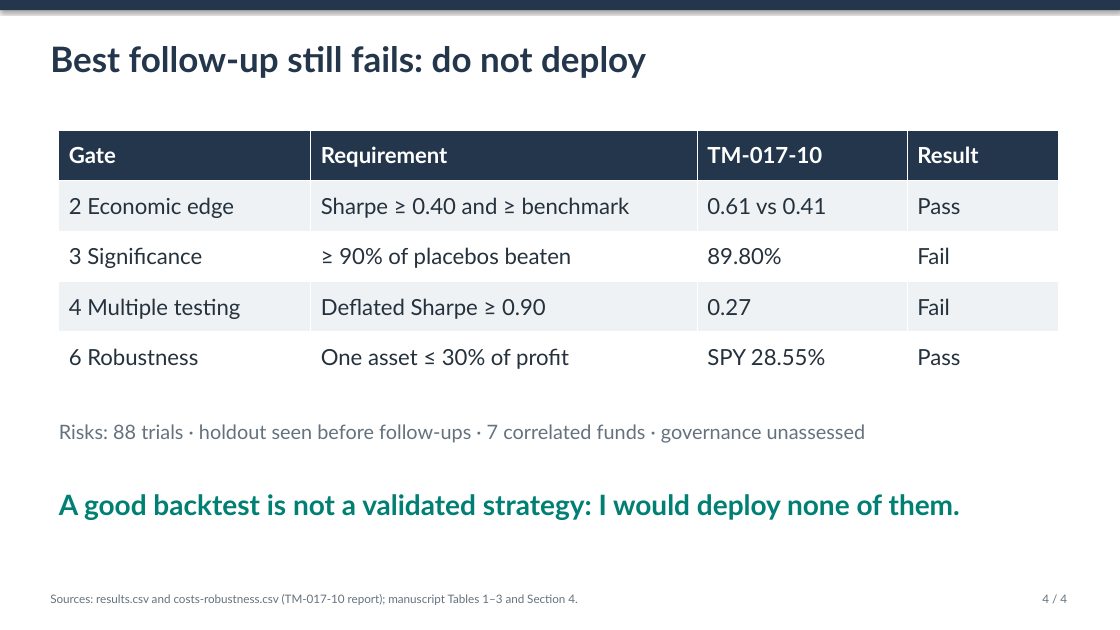
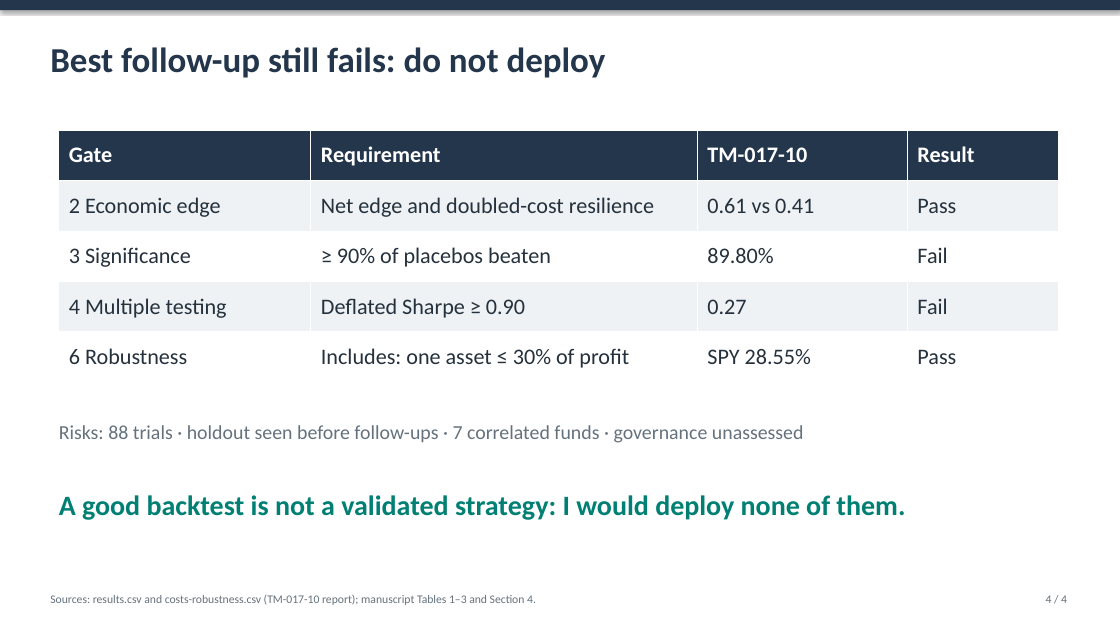
Before and after one commit to anasch2026/AI_FINANCE_INDIVIDUAL_PROJECT, a slide deck: slide 4 of capstone/presentation.pptx. Drawn at 1120x630 pixels with LibreOffice and Linux fonts; fonts in the diff are those of the drawing. Boxes give left, top, right and bottom in pixels: in the first picture for what was removed or moved away, otherwise in the second. Text is boxed around its words. In the diff, an @@ line names an element or a change of style, - is before the commit and + after.

Commit message:
capstone: final manuscript and defence review
Editorial and Office layout corrections after full comparison with the official rubric. 784 consistency checks pass. Frozen research inputs, financial and forecast CSVs, and all manuscript figures remain unchanged; no experiment or estimator was run. Review by Anas Chantah.

```diff
--- a/capstone/presentation.pptx
+++ b/capstone/presentation.pptx
@@ table at [59, 130, 1059, 382] @@
-row 2, column 2: Sharpe ≥ 0.40 and ≥ benchmark
+row 2, column 2: Net edge and doubled-cost resilience
-row 5, column 2: One asset ≤ 30% of profit
+row 5, column 2: Includes: one asset ≤ 30% of profit
@@ font Lato to Calibri in "Gate", "Requirement", "TM-017-10", "Result" and 14 more places @@
@@ font Lato to Calibri in 5 elements at [50, 47, 606, 78], [50, 595, 536, 605], [1046, 595, 1067, 603], [59, 425, 804, 443], [59, 495, 905, 520] @@
```
Also in this commit, not shown: 3 other slides changed, 16 other files.
